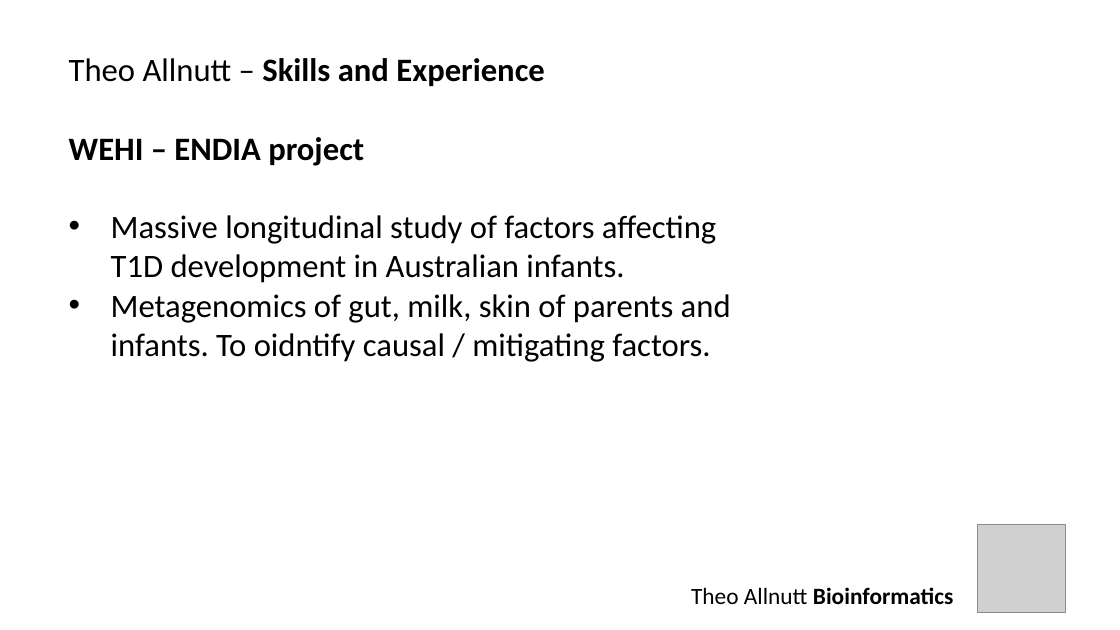
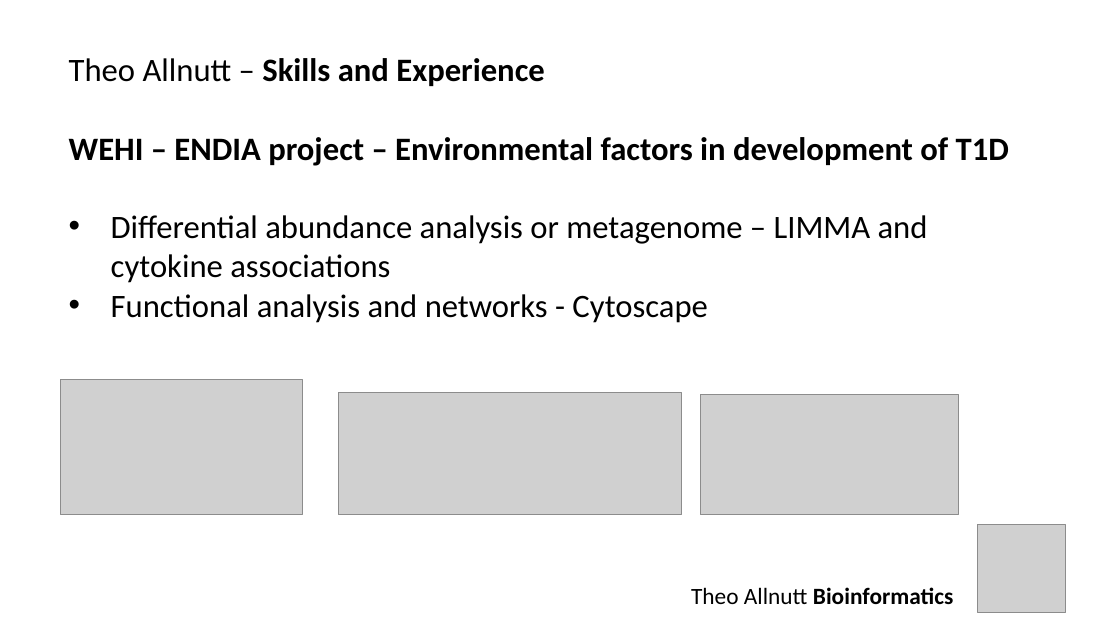
Before and after one commit to theo-allnutt-bioinformatics/slides, a slide deck: slide 6 of CSIRO2023.pptx. Drawn at 1120x630 pixels with LibreOffice and Linux fonts; fonts in the diff are those of the drawing; grey boxes stand for pictures. Boxes give left, top, right and bottom in pixels: in the first picture for what was removed or moved away, otherwise in the second. Text is boxed around its words. In the diff, an @@ line names an element or a change of style, - is before the commit and + after.

```diff
--- a/CSIRO2023.pptx
+++ b/CSIRO2023.pptx
@@ text at bbox=[69, 137, 1009, 323]: text changed @@
-WEHI – ENDIA project
-• Massive longitudinal study of factors affecting T1D development in Australian infants.
-• Metagenomics of gut, milk, skin of parents and infants. To oidntify causal / mitigating factors.
+WEHI – ENDIA project – Environmental factors in development of T1D
+• Differential abundance analysis or metagenome – LIMMA and cytokine associations
+• Functional analysis and networks - Cytoscape
@@ picture added at bbox=[60, 379, 302, 514] @@
@@ picture added at bbox=[339, 392, 682, 514] @@
@@ picture added at bbox=[700, 395, 959, 515] @@
```
Also in this commit, not shown: 4 other slides changed, 3 slides added.
